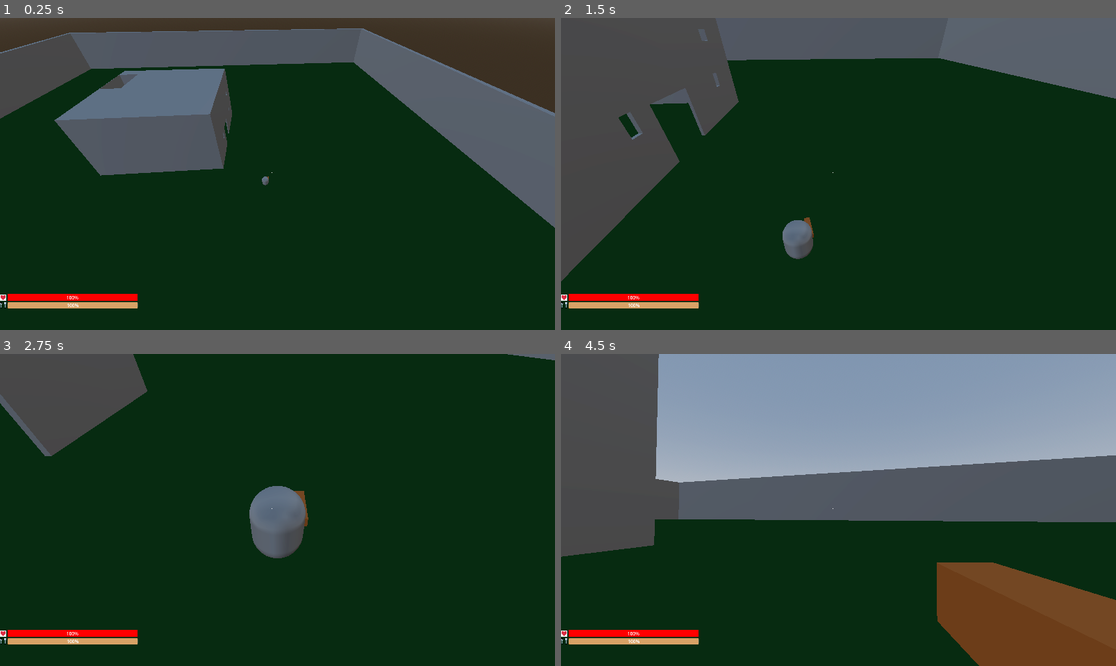
Above: before the commit, frames 1-4 (two rows, left to right).
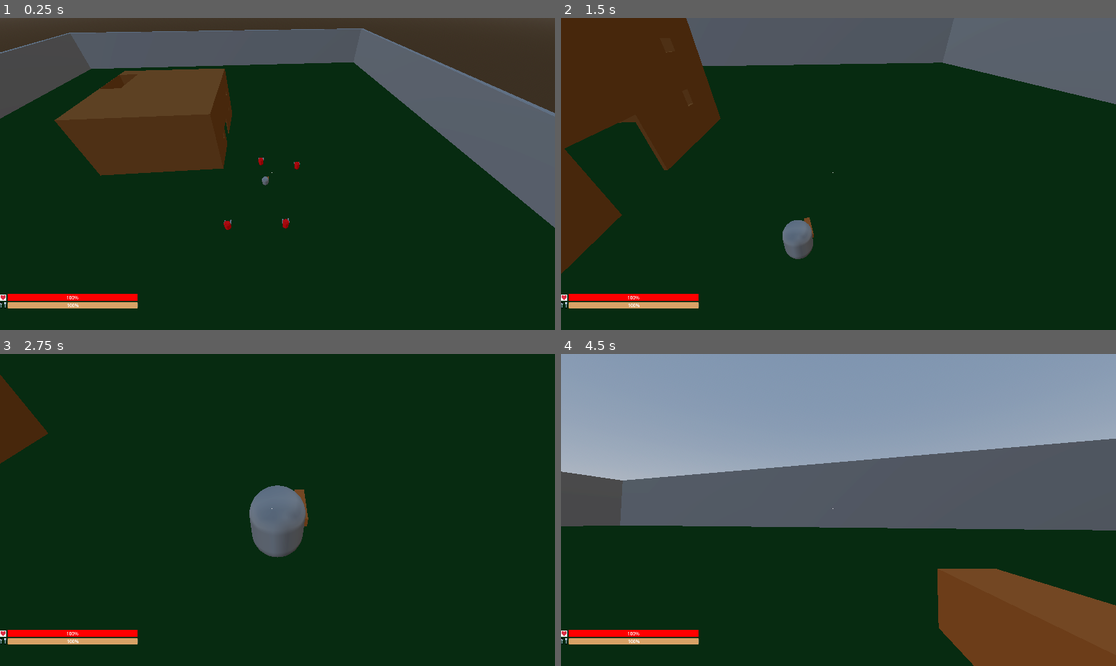
Above: after the commit, the same moments.

Repository: htanama/Stay-Alive
Game: Godot game, scene res://Scenes/Levels/level1.tscn
Same seed, same stepped clock (60 frames per second), same inputs: the game is played once before the commit and once after it.
Inputs (mouse positions are in pixels of both pictures, inside the frame that each line leads up to):
- Up to frame 1 (0.25 s): no input
- Up to frame 2 (1.5 s): tap Enter (ui_accept) at 0.5, 0.77 s; move the mouse to (866, 174) at 0.52 s; hold Shift (Sprint, bound only after the commit) 0.53-1.28 s; hold W (forward) from 0.53 s (still down); click (866, 174) at 0.6 s; move the mouse to (810, 174) at 1.27 s; tap Shift (Sprint, bound only after the commit) at 1.35 s
- Up to frame 3 (2.75 s): keep holding W (forward); tap Enter (ui_accept) at 1.52 s; click (249, 510) at 1.55 s; move the mouse to (288, 503) at 2.02 s; hold Shift (Sprint, bound only after the commit) from 2.03 s (still down); click (288, 503) at 2.1 s
- Up to frame 4 (4.5 s): keep holding W (forward); move the mouse to (832, 516) at 2.77 s; release Shift (Sprint, bound only after the commit) at 2.78 s; tap Shift (Sprint, bound only after the commit) at 2.85, 4.35 s; tap Enter (ui_accept) at 3.02, 3.77 s; click (832, 516) at 3.05 s; move the mouse to (877, 513) at 3.52 s; hold Shift (Sprint, bound only after the commit) 3.53-4.28 s; click (877, 513) at 3.6 s; move the mouse to (794, 506) at 4.27 s

The runs differ from the first frame. In frame 1, 8.7% of the frame differs, in the area x 9-55%, y 16-68%; in frame 2, 18%, in the area x 0-100%, y 0-85%; in frame 3, 6.8%; in frame 4, 15%.

Commit message:
created raycasting

Diff:
--- a/Scenes/Levels/level1.tscn
+++ b/Scenes/Levels/level1.tscn
@@ -1,7 +1,9 @@
 [gd_scene load_steps=11 format=3 uid="uid://bo0ka5yprssl5"]
 
+[ext_resource type="PackedScene" uid="uid://dj4omo2q74s7r" path="res://Scenes/Objects/house.tscn" id="1_0xrym"]
 [ext_resource type="Script" uid="uid://celufi241qtuq" path="res://Scenes/Scripts/DayNightCycle.gd" id="1_1ukdm"]
 [ext_resource type="PackedScene" uid="uid://c0fpjphe6dorx" path="res://Scenes/Player/player.tscn" id="1_7u4ml"]
+[ext_resource type="PackedScene" uid="uid://m8o82cbmwyht" path="res://Scenes/Zombies/zombies.tscn" id="4_0xrym"]
 
 [sub_resource type="ProceduralSkyMaterial" id="ProceduralSkyMaterial_xc7r2"]
 sky_horizon_color = Color(0.662243, 0.671743, 0.686743, 1)
@@ -25,12 +27,9 @@
 [sub_resource type="BoxShape3D" id="BoxShape3D_16p8j"]
 size = Vector3(100, 0.5, 100)
 
-[sub_resource type="StandardMaterial3D" id="StandardMaterial3D_0xrym"]
-albedo_color = Color(1, 1, 0, 1)
+[node name="Level1" type="Node3D"]
 
-[sub_resource type="StandardMaterial3D" id="StandardMaterial3D_7u4ml"]
-
-[node name="Level1" type="Node3D"]
+[node name="House" parent="." instance=ExtResource("1_0xrym")]
 
 [node name="DirectionalLight3D" type="DirectionalLight3D" parent="."]
 transform = Transform3D(-0.866025, -0.433013, 0.25, 0, 0.5, 0.866025, -0.5, 0.75, -0.433013, 0, 0, 0)
@@ -55,166 +54,6 @@
 [node name="Player" parent="." instance=ExtResource("1_7u4ml")]
 transform = Transform3D(1, 0, 0, 0, 1, 0, 0, 0, 1, 11.7637, 0.473611, 14.0503)
 
-[node name="House" type="CSGCombiner3D" parent="."]
-transform = Transform3D(1, 0, 0, 0, 1, 0, 0, 0, 1, -2.09307, 4.06098, 1.77789)
-operation = 2
-use_collision = true
-
-[node name="Box3" type="CSGBox3D" parent="House"]
-transform = Transform3D(1, 0, 0, 0, 1, 0, 0, 0, 1, 3.24679, -3.30216, 0.0218132)
-material_override = SubResource("StandardMaterial3D_0xrym")
-operation = 2
-use_collision = true
-
-[node name="Wall" type="CSGBox3D" parent="House"]
-transform = Transform3D(1, 0, 0, 0, 1, 0, 0, 0, 1, -3.14952, 1.2984, -1.90606)
-material_override = SubResource("StandardMaterial3D_7u4ml")
-use_collision = true
-size = Vector3(20, 10, 20)
-
-[node name="Opening" type="CSGBox3D" parent="House"]
-transform = Transform3D(1, 0, 0, 0, 1, 0, 0, 0, 1, -3.08952, -2.02332, -1.14233)
-operation = 2
-size = Vector3(20.0075, 3.4972, 3.69155)
-
-[node name="GroundFloor" type="CSGBox3D" parent="House"]
-transform = Transform3D(1, 0, 0, 0, 1, 0, 0, 0, 1, -3.2233, -2.02332, -1.96447)
-operation = 2
-size = Vector3(19.74, 3.4972, 19.8385)
-
-[node name="SecondFloor" type="CSGBox3D" parent="House"]
-transform = Transform3D(1, 0, 0, 0, 1, 0, 0, 0, 1, -3.2233, 2.18689, -1.96447)
-operation = 2
-size = Vector3(19.74, 3.4972, 19.8385)
-
-[node name="Opening3" type="CSGBox3D" parent="House"]
-transform = Transform3D(1, 0, 0, 0, 1, 0, 0, 0, 1, -11.3801, 1.70597, -6.07131)
-operation = 2
-size = Vector3(3.46024, 9.30789, 7.09647)
-
-[node name="Window1" type="CSGBox3D" parent="House"]
-transform = Transform3D(1, 0, 0, 0, 1, 0, 0, 0, 1, 6.84, 2.48263, -8.2223)
-operation = 2
-size = Vector3(0.427203, 0.746203, 1.08393)
-
-[node name="Window2" type="CSGBox3D" parent="House"]
-transform = Transform3D(1, 0, 0, 0, 1, 0, 0, 0, 1, 6.84, -0.733555, -8.04203)
-operation = 2
-size = Vector3(0.427203, 1.05032, 0.723375)
-
-[node name="Window3" type="CSGBox3D" parent="House"]
-transform = Transform3D(1, 0, 0, 0, 1, 0, 0, 0, 1, 6.84, -0.733555, 2.39309)
-operation = 2
-size = Vector3(0.427203, 1.05032, 0.723375)
-
-[node name="Stairwell" type="Node3D" parent="."]
-transform = Transform3D(1, 0, 0, 0, 1, 0, 0, 0, 1, 0, 0, 4.95357)
-
-[node name="Stair" type="CSGBox3D" parent="Stairwell"]
-transform = Transform3D(1, 0, 0, 0, 1, 0, 0, 0, 1, -13.7304, 0.348876, -2.24295)
-use_collision = true
-size = Vector3(2.80548, 0.180115, 0.617401)
-
-[node name="Stair2" type="CSGBox3D" parent="Stairwell"]
-transform = Transform3D(1, 0, 0, 0, 1, 0, 0, 0, 1, -13.7304, 0.62109, -2.66444)
-use_collision = true
-size = Vector3(2.80548, 0.180115, 0.617401)
-
-[node name="Stair3" type="CSGBox3D" parent="Stairwell"]
-transform = Transform3D(1, 0, 0, 0, 1, 0, 0, 0, 1, -13.7304, 0.843572, -3.08792)
-use_collision = true
-size = Vector3(2.80548, 0.180115, 0.617401)
-
-[node name="Stair4" type="CSGBox3D" parent="Stairwell"]
-transform = Transform3D(1, 0, 0, 0, 1, 0, 0, 0, 1, -13.7304, 1.01763, -3.50679)
-use_collision = true
-size = Vector3(2.80548, 0.180115, 0.617401)
-
-[node name="Stair5" type="CSGBox3D" parent="Stairwell"]
-transform = Transform3D(1, 0, 0, 0, 1, 0, 0, 0, 1, -13.7304, 1.17483, -4.03969)
-use_collision = true
-size = Vector3(2.80548, 0.180115, 0.617401)
-
-[node name="Stair6" type="CSGBox3D" parent="Stairwell"]
-transform = Transform3D(1, 0, 0, 0, 1, 0, 0, 0, 1, -13.7304, 1.36197, -4.61813)
-use_collision = true
-size = Vector3(2.80548, 0.180115, 0.617401)
-
-[node name="Stair7" type="CSGBox3D" parent="Stairwell"]
-transform = Transform3D(1, 0, 0, 0, 1, 0, 0, 0, 1, -13.7304, 1.54476, -5.15339)
-use_collision = true
-size = Vector3(2.80548, 0.180115, 0.617401)
-
-[node name="Stair8" type="CSGBox3D" parent="Stairwell"]
-transform = Transform3D(1, 0, 0, 0, 1, 0, 0, 0, 1, -13.7304, 1.70539, -5.67464)
-use_collision = true
-size = Vector3(2.80548, 0.180115, 0.617401)
-
-[node name="Stair9" type="CSGBox3D" parent="Stairwell"]
-transform = Transform3D(1, 0, 0, 0, 1, 0, 0, 0, 1, -13.7304, 1.84269, -6.21005)
-use_collision = true
-size = Vector3(2.80548, 0.180115, 0.617401)
-
-[node name="Stair10" type="CSGBox3D" parent="Stairwell"]
-transform = Transform3D(1, 0, 0, 0, 1, 0, 0, 0, 1, -13.7304, 2.01305, -6.71355)
-use_collision = true
-size = Vector3(2.80548, 0.180115, 0.617401)
-
-[node name="Stair11" type="CSGBox3D" parent="Stairwell"]
-transform = Transform3D(1, 0, 0, 0, 1, 0, 0, 0, 1, -13.7304, 2.12988, -7.29685)
-use_collision = true
-size = Vector3(2.80548, 0.180115, 0.617401)
-
-[node name="Stair12" type="CSGBox3D" parent="Stairwell"]
-transform = Transform3D(1, 0, 0, 0, 1, 0, 0, 0, 1, -13.7304, 2.33483, -7.86047)
-use_collision = true
-size = Vector3(2.80548, 0.180115, 0.617401)
-
-[node name="Stair13" type="CSGBox3D" parent="Stairwell"]
-transform = Transform3D(1, 0, 0, 0, 1, 0, 0, 0, 1, -13.7304, 2.52993, -8.42558)
-use_collision = true
-size = Vector3(2.80548, 0.180115, 0.617401)
-
-[node name="Stair14" type="CSGBox3D" parent="Stairwell"]
-transform = Transform3D(1, 0, 0, 0, 1, 0, 0, 0, 1, -13.7304, 2.74936, -8.85787)
-use_collision = true
-size = Vector3(2.80548, 0.180115, 0.617401)
-
-[node name="Stair15" type="CSGBox3D" parent="Stairwell"]
-transform = Transform3D(1, 0, 0, 0, 1, 0, 0, 0, 1, -13.7304, 2.91505, -9.40998)
-use_collision = true
-size = Vector3(2.80548, 0.180115, 0.617401)
-
-[node name="Stair16" type="CSGBox3D" parent="Stairwell"]
-transform = Transform3D(1, 0, 0, 0, 1, 0, 0, 0, 1, -13.7304, 3.10652, -9.80345)
-use_collision = true
-size = Vector3(2.80548, 0.180115, 0.617401)
-
-[node name="Stair17" type="CSGBox3D" parent="Stairwell"]
-transform = Transform3D(1, 0, 0, 0, 1, 0, 0, 0, 1, -13.7304, 3.3795, -10.2351)
-use_collision = true
-size = Vector3(2.80548, 0.180115, 0.617401)
-
-[node name="Stair18" type="CSGBox3D" parent="Stairwell"]
-transform = Transform3D(1, 0, 0, 0, 1, 0, 0, 0, 1, -13.7304, 3.55553, -10.7654)
-use_collision = true
-size = Vector3(2.80548, 0.180115, 0.617401)
-
-[node name="Stair19" type="CSGBox3D" parent="Stairwell"]
-transform = Transform3D(1, 0, 0, 0, 1, 0, 0, 0, 1, -13.7304, 3.86076, -11.2887)
-use_collision = true
-size = Vector3(2.80548, 0.180115, 0.617401)
-
-[node name="Stair20" type="CSGBox3D" parent="Stairwell"]
-transform = Transform3D(1, 0, 0, 0, 1, 0, 0, 0, 1, -13.7304, 4.04851, -11.8328)
-use_collision = true
-size = Vector3(2.80548, 0.180115, 0.617401)
-
-[node name="Stair21" type="CSGBox3D" parent="Stairwell"]
-transform = Transform3D(1, 0, 0, 0, 1, 0, 0, 0, 1, -13.7304, 4.14373, -12.5082)
-use_collision = true
-size = Vector3(2.80548, 0.180115, 0.617401)
-
 [node name="Arena" type="CSGCombiner3D" parent="."]
 use_collision = true
 
@@ -226,3 +65,15 @@
 transform = Transform3D(1, 0, 0, 0, 1, 0, 0, 0, 1, 0, 7.68091, 0)
 operation = 2
 size = Vector3(98, 16.362, 98)
+
+[node name="Zombies" parent="." instance=ExtResource("4_0xrym")]
+transform = Transform3D(1, 0, 0, 0, 1, 0, 0, 0, 1, 11.2047, 0.5, 9.30242)
+
+[node name="Zombies2" parent="." instance=ExtResource("4_0xrym")]
+transform = Transform3D(1, 0, 0, 0, 1, 0, 0, 0, 1, 14.0291, 0.5, 21.9754)
+
+[node name="Zombies3" parent="." instance=ExtResource("4_0xrym")]
+transform = Transform3D(1, 0, 0, 0, 1, 0, 0, 0, 1, 17.2096, 0.5, 10.8802)
+
+[node name="Zombies4" parent="." instance=ExtResource("4_0xrym")]
+transform = Transform3D(1, 0, 0, 0, 1, 0, 0, 0, 1, 6.63607, 0.5, 21.5875)
--- /dev/null
+++ b/Scenes/Objects/house.tscn
@@ -0,0 +1,172 @@
+[gd_scene load_steps=4 format=3 uid="uid://dj4omo2q74s7r"]
+
+[sub_resource type="StandardMaterial3D" id="StandardMaterial3D_cdwci"]
+albedo_color = Color(0.564643, 0.352297, 0.153563, 1)
+
+[sub_resource type="StandardMaterial3D" id="StandardMaterial3D_xg0rf"]
+albedo_color = Color(1, 1, 0, 1)
+
+[sub_resource type="StandardMaterial3D" id="StandardMaterial3D_mbimq"]
+
+[node name="House" type="Node3D"]
+
+[node name="House" type="CSGCombiner3D" parent="."]
+transform = Transform3D(1, 0, 0, 0, 1, 0, 0, 0, 1, -2.09307, 4.06098, 1.77789)
+material_override = SubResource("StandardMaterial3D_cdwci")
+operation = 2
+use_collision = true
+
+[node name="Box3" type="CSGBox3D" parent="House"]
+transform = Transform3D(1, 0, 0, 0, 1, 0, 0, 0, 1, 3.24679, -3.30216, 0.0218132)
+material_override = SubResource("StandardMaterial3D_xg0rf")
+operation = 2
+use_collision = true
+
+[node name="Wall" type="CSGBox3D" parent="House"]
+transform = Transform3D(1, 0, 0, 0, 1, 0, 0, 0, 1, -3.14952, 1.2984, -1.90606)
+material_override = SubResource("StandardMaterial3D_mbimq")
+use_collision = true
+size = Vector3(20, 10, 20)
+
+[node name="Opening" type="CSGBox3D" parent="House"]
+transform = Transform3D(1, 0, 0, 0, 1, 0, 0, 0, 1, -3.08952, -2.02332, -1.14233)
+operation = 2
+size = Vector3(20.0075, 3.4972, 3.69155)
+
+[node name="GroundFloor" type="CSGBox3D" parent="House"]
+transform = Transform3D(1, 0, 0, 0, 1, 0, 0, 0, 1, -3.2233, -2.02332, -1.96447)
+operation = 2
+size = Vector3(19.74, 3.4972, 19.8385)
+
+[node name="SecondFloor" type="CSGBox3D" parent="House"]
+transform = Transform3D(1, 0, 0, 0, 1, 0, 0, 0, 1, -3.2233, 2.18689, -1.96447)
+operation = 2
+size = Vector3(19.74, 3.4972, 19.8385)
+
+[node name="Opening3" type="CSGBox3D" parent="House"]
+transform = Transform3D(1, 0, 0, 0, 1, 0, 0, 0, 1, -11.3801, 1.70597, -6.07131)
+operation = 2
+size = Vector3(3.46024, 9.30789, 7.09647)
+
+[node name="Window1" type="CSGBox3D" parent="House"]
+transform = Transform3D(1, 0, 0, 0, 1, 0, 0, 0, 1, 6.84, 2.48263, -8.2223)
+operation = 2
+size = Vector3(0.427203, 0.746203, 1.08393)
+
+[node name="Window2" type="CSGBox3D" parent="House"]
+transform = Transform3D(1, 0, 0, 0, 1, 0, 0, 0, 1, 6.84, -0.733555, -8.04203)
+operation = 2
+size = Vector3(0.427203, 1.05032, 0.723375)
+
+[node name="Window3" type="CSGBox3D" parent="House"]
+transform = Transform3D(1, 0, 0, 0, 1, 0, 0, 0, 1, 6.84, -0.733555, 2.39309)
+operation = 2
+size = Vector3(0.427203, 1.05032, 0.723375)
+
+[node name="Stairwell" type="Node3D" parent="."]
+transform = Transform3D(1, 0, 0, 0, 1, 0, 0, 0, 1, 0, 0, 4.95357)
+
+[node name="Stair" type="CSGBox3D" parent="Stairwell"]
+transform = Transform3D(1, 0, 0, 0, 1, 0, 0, 0, 1, -13.7304, 0.348876, -2.24295)
+use_collision = true
+size = Vector3(2.80548, 0.180115, 0.617401)
+
+[node name="Stair2" type="CSGBox3D" parent="Stairwell"]
+transform = Transform3D(1, 0, 0, 0, 1, 0, 0, 0, 1, -13.7304, 0.62109, -2.66444)
+use_collision = true
+size = Vector3(2.80548, 0.180115, 0.617401)
+
+[node name="Stair3" type="CSGBox3D" parent="Stairwell"]
+transform = Transform3D(1, 0, 0, 0, 1, 0, 0, 0, 1, -13.7304, 0.843572, -3.08792)
+use_collision = true
+size = Vector3(2.80548, 0.180115, 0.617401)
+
+[node name="Stair4" type="CSGBox3D" parent="Stairwell"]
+transform = Transform3D(1, 0, 0, 0, 1, 0, 0, 0, 1, -13.7304, 1.01763, -3.50679)
+use_collision = true
+size = Vector3(2.80548, 0.180115, 0.617401)
+
+[node name="Stair5" type="CSGBox3D" parent="Stairwell"]
+transform = Transform3D(1, 0, 0, 0, 1, 0, 0, 0, 1, -13.7304, 1.17483, -4.03969)
+use_collision = true
+size = Vector3(2.80548, 0.180115, 0.617401)
+
+[node name="Stair6" type="CSGBox3D" parent="Stairwell"]
+transform = Transform3D(1, 0, 0, 0, 1, 0, 0, 0, 1, -13.7304, 1.36197, -4.61813)
+use_collision = true
+size = Vector3(2.80548, 0.180115, 0.617401)
+
+[node name="Stair7" type="CSGBox3D" parent="Stairwell"]
+transform = Transform3D(1, 0, 0, 0, 1, 0, 0, 0, 1, -13.7304, 1.54476, -5.15339)
+use_collision = true
+size = Vector3(2.80548, 0.180115, 0.617401)
+
+[node name="Stair8" type="CSGBox3D" parent="Stairwell"]
+transform = Transform3D(1, 0, 0, 0, 1, 0, 0, 0, 1, -13.7304, 1.70539, -5.67464)
+use_collision = true
+size = Vector3(2.80548, 0.180115, 0.617401)
+
+[node name="Stair9" type="CSGBox3D" parent="Stairwell"]
+transform = Transform3D(1, 0, 0, 0, 1, 0, 0, 0, 1, -13.7304, 1.84269, -6.21005)
+use_collision = true
+size = Vector3(2.80548, 0.180115, 0.617401)
+
+[node name="Stair10" type="CSGBox3D" parent="Stairwell"]
+transform = Transform3D(1, 0, 0, 0, 1, 0, 0, 0, 1, -13.7304, 2.01305, -6.71355)
+use_collision = true
+size = Vector3(2.80548, 0.180115, 0.617401)
+
+[node name="Stair11" type="CSGBox3D" parent="Stairwell"]
+transform = Transform3D(1, 0, 0, 0, 1, 0, 0, 0, 1, -13.7304, 2.12988, -7.29685)
+use_collision = true
+size = Vector3(2.80548, 0.180115, 0.617401)
+
+[node name="Stair12" type="CSGBox3D" parent="Stairwell"]
+transform = Transform3D(1, 0, 0, 0, 1, 0, 0, 0, 1, -13.7304, 2.33483, -7.86047)
+use_collision = true
+size = Vector3(2.80548, 0.180115, 0.617401)
+
+[node name="Stair13" type="CSGBox3D" parent="Stairwell"]
+transform = Transform3D(1, 0, 0, 0, 1, 0, 0, 0, 1, -13.7304, 2.52993, -8.42558)
+use_collision = true
+size = Vector3(2.80548, 0.180115, 0.617401)
+
+[node name="Stair14" type="CSGBox3D" parent="Stairwell"]
+transform = Transform3D(1, 0, 0, 0, 1, 0, 0, 0, 1, -13.7304, 2.74936, -8.85787)
+use_collision = true
+size = Vector3(2.80548, 0.180115, 0.617401)
+
+[node name="Stair15" type="CSGBox3D" parent="Stairwell"]
+transform = Transform3D(1, 0, 0, 0, 1, 0, 0, 0, 1, -13.7304, 2.91505, -9.40998)
+use_collision = true
+size = Vector3(2.80548, 0.180115, 0.617401)
+
+[node name="Stair16" type="CSGBox3D" parent="Stairwell"]
+transform = Transform3D(1, 0, 0, 0, 1, 0, 0, 0, 1, -13.7304, 3.10652, -9.80345)
+use_collision = true
+size = Vector3(2.80548, 0.180115, 0.617401)
+
+[node name="Stair17" type="CSGBox3D" parent="Stairwell"]
+transform = Transform3D(1, 0, 0, 0, 1, 0, 0, 0, 1, -13.7304, 3.3795, -10.2351)
+use_collision = true
+size = Vector3(2.80548, 0.180115, 0.617401)
+
+[node name="Stair18" type="CSGBox3D" parent="Stairwell"]
+transform = Transform3D(1, 0, 0, 0, 1, 0, 0, 0, 1, -13.7304, 3.55553, -10.7654)
+use_collision = true
+size = Vector3(2.80548, 0.180115, 0.617401)
+
+[node name="Stair19" type="CSGBox3D" parent="Stairwell"]
+transform = Transform3D(1, 0, 0, 0, 1, 0, 0, 0, 1, -13.7304, 3.86076, -11.2887)
+use_collision = true
+size = Vector3(2.80548, 0.180115, 0.617401)
+
+[node name="Stair20" type="CSGBox3D" parent="Stairwell"]
+transform = Transform3D(1, 0, 0, 0, 1, 0, 0, 0, 1, -13.7304, 4.04851, -11.8328)
+use_collision = true
+size = Vector3(2.80548, 0.180115, 0.617401)
+
+[node name="Stair21" type="CSGBox3D" parent="Stairwell"]
+transform = Transform3D(1, 0, 0, 0, 1, 0, 0, 0, 1, -13.7304, 4.14373, -12.5082)
+use_collision = true
+size = Vector3(2.80548, 0.180115, 0.617401)
--- a/Scenes/Player/CameraController.gd
+++ b/Scenes/Player/CameraController.gd
@@ -1,6 +1,8 @@
 extends Node3D
 
-@onready var animation_player: AnimationPlayer = $Camera3D/AnimationPlayer
+@onready var animation_player: AnimationPlayer = $AnimationPlayer
+@onready var raycast_3D : RayCast3D = $RayCast3D
+
 
 const MOUSE_SENSITIVITY = 0.002
 # The maximum angle the camera can look up (90 degrees) or down (-90 degrees)
@@ -12,7 +14,6 @@
 	Input.mouse_mode = Input.MOUSE_MODE_CAPTURED
 
 	animation_player.play("Intro")
-
 
 
 func _input(event: InputEvent) -> void:
--- /dev/null
+++ b/Scenes/Player/arm.gd
@@ -0,0 +1,15 @@
+extends CSGBox3D
+
+
+# Called when the node enters the scene tree for the first time.
+func _ready() -> void:
+	pass # Replace with function body.
+
+
+# Called every frame. 'delta' is the elapsed time since the previous frame.
+func _process(delta: float) -> void:
+	pass
+
+func _attack() -> void:
+	# player attack with their hand
+	pass
--- a/Scenes/Player/player.gd
+++ b/Scenes/Player/player.gd
@@ -1,9 +1,15 @@
 extends CharacterBody3D
 
 @onready var displayText = $CanvasLayer/DisplayText
+@onready var arm_action : CSGBox3D = $Arm
+@onready var camera_player: Camera3D = $CameraMount/CameraPlayer
+@onready var raycast_3D: RayCast3D = $CameraMount/CameraPlayer/RayCast3D
+
+const MAX_RAY_DISTANCE = 10.0
 
 const SPEED = 5.0
-const JUMP_VELOCITY = 4.5
+const JUMP_VELOCITY = 5.0
+var sprint_speed : float = 1.0
 
 const MOUSE_SENSITIVITY = 0.002
 
@@ -18,24 +24,63 @@
 	if not is_on_floor():
 		velocity += get_gravity() * delta
 
+	_Sprint()
+	_Attack()
 	# Handle jump.
 	if Input.is_action_just_pressed("ui_accept") and is_on_floor():
 		velocity.y = JUMP_VELOCITY
-
-	if Input.is_action_just_pressed("Attack"):
-		displayText.show()
-	else:
-		displayText.hide()
 
 	# Get the input direction and handle the movement/deceleration.
 	# As good practice, you should replace UI actions with custom gameplay actions.
 	var input_dir := Input.get_vector("left", "right", "forward", "backward")
 	var direction := (transform.basis * Vector3(input_dir.x, 0, input_dir.y)).normalized()
 	if direction:
-		velocity.x = direction.x * SPEED
-		velocity.z = direction.z * SPEED
+		velocity.x = direction.x * SPEED * sprint_speed
+		velocity.z = direction.z * SPEED * sprint_speed
 	else:
-		velocity.x = move_toward(velocity.x, 0, SPEED)
-		velocity.z = move_toward(velocity.z, 0, SPEED)
+		velocity.x = move_toward(velocity.x, 0, SPEED * sprint_speed)
+		velocity.z = move_toward(velocity.z, 0, SPEED * sprint_speed)
+
 
 	move_and_slide()
+
+func _Sprint() -> void:
+	if Input.is_action_pressed("Sprint"):
+		sprint_speed = 2.0
+	else:
+		sprint_speed = 1.0
+
+func _Attack() -> void:
+	# Always call force_raycast_update() to get the most accurate result right before the check
+	raycast_3D.force_raycast_update()
+
+	if Input.is_action_just_pressed("Attack") and raycast_3D.is_colliding():
+		var space_state = get_world_3d().direct_space_state
+		var viewport = get_viewport()
+		var screen_center = viewport.get_size() / 2
+
+
+		# Calculate Ray Start and End
+		var ray_origin = camera_player.project_ray_origin(screen_center)
+		var ray_direction = camera_player.project_ray_normal(screen_center)
+		var ray_end = ray_origin + (ray_direction * MAX_RAY_DISTANCE) * 1000
+
+		# Perform the manual raycast
+		var query = PhysicsRayQueryParameters3D.create(ray_origin, ray_end)
+		query.collide_with_bodies = true;
+		var result = space_state.intersect_ray(query)
+
+		if result.is_empty():
+			#Missed
+			displayText.hide()
+			print("Attack Missed.")
+		else:
+			#Hit result.collider
+			var hit_object = result
+			print(result)
+			#print("RayCast hit: " + hit_object)
+			#displayText.text = str(hit_object)
+			displayText.show()
+	else:
+		# Hide the text if the attack button wasn't pressed
+		displayText.hide()
--- a/Scenes/Player/player.tscn
+++ b/Scenes/Player/player.tscn
@@ -1,6 +1,7 @@
-[gd_scene load_steps=18 format=3 uid="uid://c0fpjphe6dorx"]
+[gd_scene load_steps=20 format=3 uid="uid://c0fpjphe6dorx"]
 
 [ext_resource type="Script" uid="uid://clsyv8sv0apky" path="res://Scenes/Player/player.gd" id="1_uvnfx"]
+[ext_resource type="Script" uid="uid://wdu7bljty1f2" path="res://Scenes/Player/arm.gd" id="2_0u5uq"]
 [ext_resource type="Script" uid="uid://bk2lp8we8mg1r" path="res://Scenes/Player/CameraController.gd" id="2_a3d8c"]
 [ext_resource type="Script" uid="uid://c4myaf1vwaeml" path="res://Scenes/Scripts/reticle.gd" id="3_xpcdj"]
 [ext_resource type="Texture2D" uid="uid://bl1267l5fbbgp" path="res://Assets/UI/heart.png" id="4_mtuoh"]
@@ -90,6 +91,8 @@
 [sub_resource type="StyleBoxFlat" id="StyleBoxFlat_htcer"]
 bg_color = Color(0.742169, 0.392514, 0, 1)
 
+[sub_resource type="SystemFont" id="SystemFont_0u5uq"]
+
 [node name="Player" type="CharacterBody3D"]
 script = ExtResource("1_uvnfx")
 
@@ -105,18 +108,21 @@
 transform = Transform3D(1, 0, 0, 0, 1, 0, 0, 0, 1, 0.441423, 0.636225, -0.287308)
 material_override = SubResource("StandardMaterial3D_tugb3")
 size = Vector3(0.2, 0.2, 0.8)
+script = ExtResource("2_0u5uq")
 
 [node name="CameraMount" type="Node3D" parent="."]
 transform = Transform3D(1, 0, 0, 0, 1, 0, 0, 0, 1, 0, 0.901607, 0.0254693)
+
+[node name="CameraPlayer" type="Camera3D" parent="CameraMount"]
 script = ExtResource("2_a3d8c")
 
-[node name="Camera3D" type="Camera3D" parent="CameraMount"]
-transform = Transform3D(1, 0, 0, 0, 1, 0, 0, 0, 1, 0, 0, 0)
-
-[node name="AnimationPlayer" type="AnimationPlayer" parent="CameraMount/Camera3D"]
+[node name="AnimationPlayer" type="AnimationPlayer" parent="CameraMount/CameraPlayer"]
 libraries = {
 &"": SubResource("AnimationLibrary_jlvik")
 }
+
+[node name="RayCast3D" type="RayCast3D" parent="CameraMount/CameraPlayer"]
+target_position = Vector3(0, 0, -1)
 
 [node name="ReticleControl" type="Control" parent="."]
 layout_mode = 3
@@ -200,9 +206,16 @@
 anchor_top = 1.0
 anchor_right = 0.5
 anchor_bottom = 1.0
-offset_left = -25.0
-offset_top = -23.0
-offset_right = 35.0
+offset_left = -225.0
+offset_top = -148.0
+offset_right = 257.0
+offset_bottom = -6.0
 grow_horizontal = 2
 grow_vertical = 0
+theme_override_fonts/mono_font = SubResource("SystemFont_0u5uq")
+theme_override_font_sizes/normal_font_size = 100
+bbcode_enabled = true
 text = "ATTACK"
+fit_content = true
+horizontal_alignment = 1
+vertical_alignment = 1
--- a/project.godot
+++ b/project.godot
@@ -56,6 +56,11 @@
 "events": [Object(InputEventMouseButton,"resource_local_to_scene":false,"resource_name":"","device":-1,"window_id":0,"a …(258 unchanged characters)…
 ]
 }
+Sprint={
+"deadzone": 0.2,
+"events": [null, null, Object(InputEventKey,"resource_local_to_scene":false,"resource_name":"","device":-1,"window_id":0,"alt_pressed":false,"shift_pressed":false,"ctrl_pressed":false,"meta_pressed":false,"pressed":false,"keycode":0,"physical_keycode":4194325,"key_label":0,"unicode":0,"location":1,"echo":false,"script":null)
+]
+}
 
 [physics]
 
Not shown, changed: Assets/UI/fork-spoon.png.import
Not shown, added: Scenes/Player/arm.gd.uid
